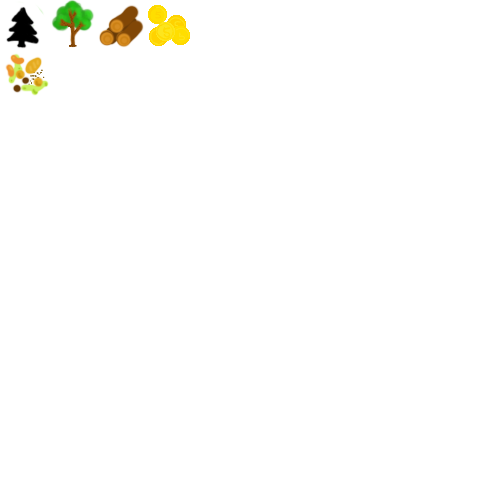
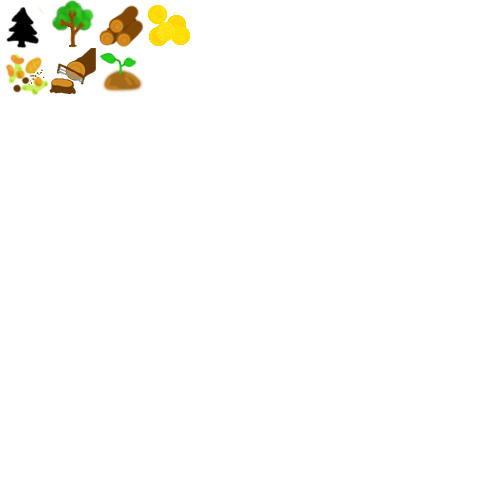
Layered file, before and after one edit (480x480). Changes by layer:
added layer "Layer 3" above "Layer 2" over [100, 52, 144, 94]
added layer "Layer 2" above "Layer 1" over [49, 48, 96, 94]
